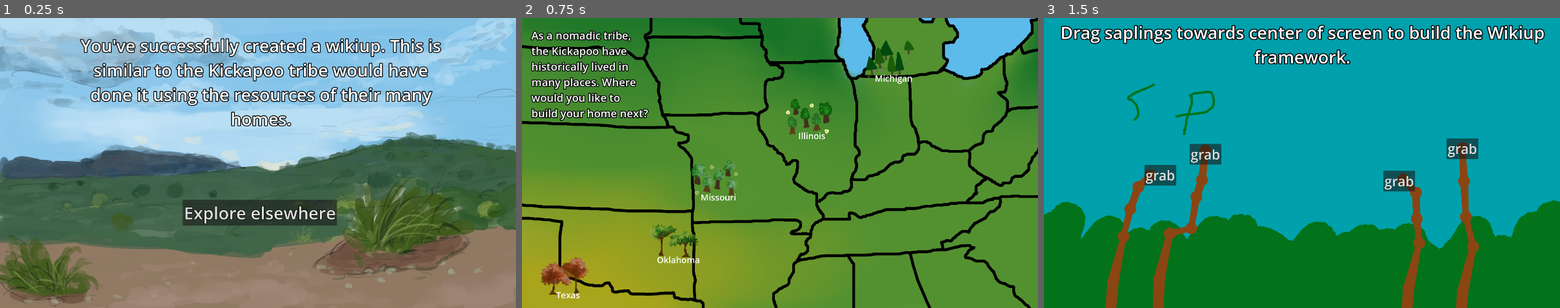
Above: before the commit, frames 1-3 (left to right).
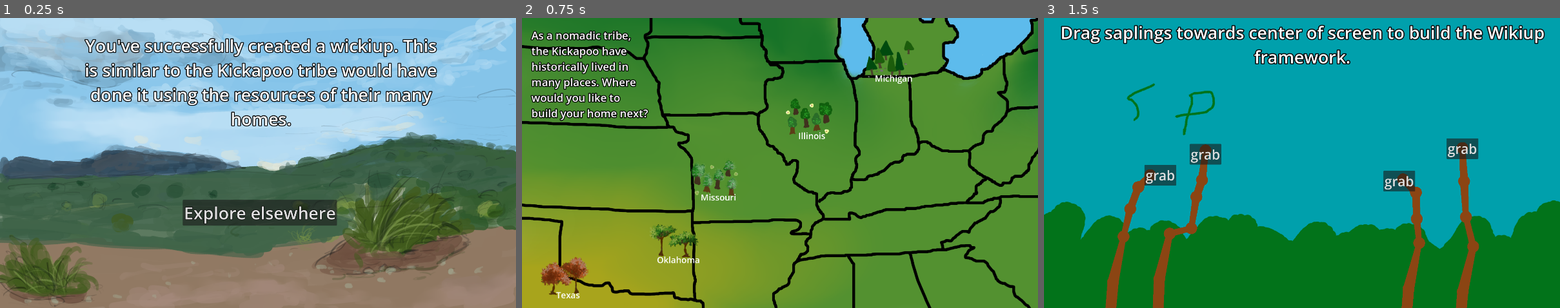
Above: after the commit, the same moments.

Repository: jadicodes/usitcc-hackathon-2025
Game: Godot game, scene res://end_scene.tscn
Two runs of this game, one before a commit and one after it. Both use one fixed random seed, a clock stepped at 60 frames per second and the inputs below. This scene is started directly instead of the project's main scene.
Inputs:
- Up to frame 1 (0.25 s): no input
- Up to frame 2 (0.75 s): click "Explore elsewhere" at 0.5 s
- Up to frame 3 (1.5 s): click "Missouri" at 1.25 s

The runs differ from the first frame. In frame 1, 5.0% of the frame differs, in the area x 15-86%, y 6-22%; in frame 2, nothing differs; in frame 3, nothing differs.

Commit message:
Spell wickiup correctly

Diff:
--- a/project/end_scene.tscn
+++ b/project/end_scene.tscn
@@ -18,7 +18,7 @@
 offset_bottom = 510.0
 theme_override_constants/outline_size = 12
 theme_override_font_sizes/font_size = 64
-text = "You've successfully created a wikiup. This is similar to the Kickapoo tribe would have done it using the resources of their many homes."
+text = "You've successfully created a wickiup. This is similar to the Kickapoo tribe would have done it using the resources of their many homes."
 horizontal_alignment = 1
 autowrap_mode = 2
 
--- a/project/villages/michigan.tres
+++ b/project/villages/michigan.tres
@@ -1,7 +1,7 @@
 [gd_resource type="Resource" script_class="Village" load_steps=4 format=3 uid="uid://dcp0v67kvysfq"]
 
 [ext_resource type="Texture2D" uid="uid://cplufptuhvvrr" path="res://villages/michigan_button.png" id="1_adced"]
-[ext_resource type="Texture2D" uid="uid://dbesvbfc1ky8m" path="res://villages/background_Oaklahoma.png" id="1_bifbi"]
+[ext_resource type="Texture2D" uid="uid://kx3mye21w8r1" path="res://villages/background_Michigan.png" id="1_bifbi"]
 [ext_resource type="Script" uid="uid://dunnhnu5jvnm6" path="res://villages/village.gd" id="1_gx033"]
 
 [resource]
Binary file added: project/villages/background_Michigan.png
Not shown, changed: project/villages/background_Michigan.png.import
Binary file removed: project/villages/springfield_button.png
